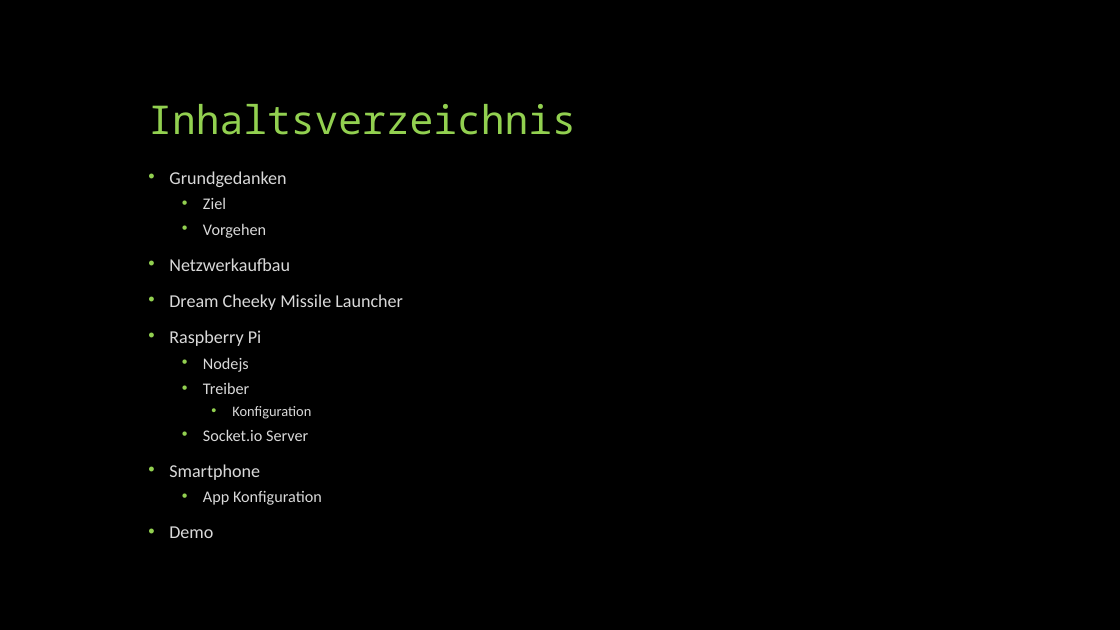
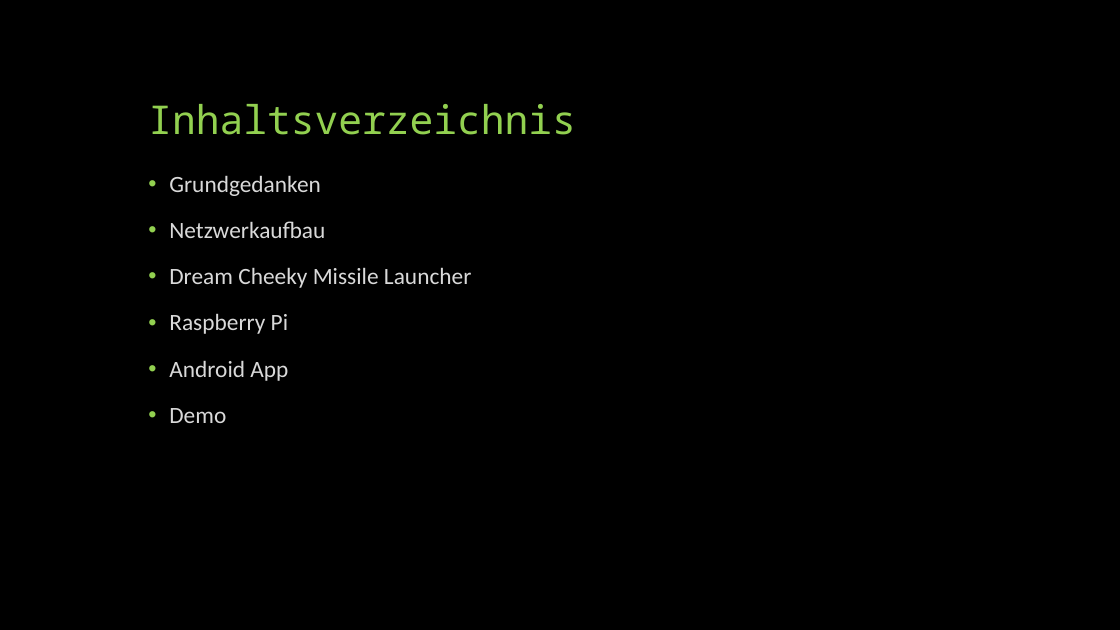
Before and after one commit to RocketTeeWars/rocket, a slide deck: slide 2 of doc/Projekt Racketenwerfer.pptx. Drawn at 1120x630 pixels with LibreOffice and Linux fonts; fonts in the diff are those of the drawing. Boxes give left, top, right and bottom in pixels: in the first picture for what was removed or moved away, otherwise in the second. Text is boxed around its words. In the diff, an @@ line names an element or a change of style, - is before the commit and + after.

```diff
--- a/doc/Projekt Racketenwerfer.pptx
+++ b/doc/Projekt Racketenwerfer.pptx
@@ text at (169, 175, 471, 423): size 15.5 to 20 pt in "Grundgedanken", "Netzwerkaufbau", "Dream Cheeky Missile Launcher", "Raspberry Pi" and 1 more places; line spacing 0.7 to 0.9 @@
@@ text at (203, 197, 266, 238): paragraphs removed @@
-  • Ziel
-  • Vorgehen
@@ text at (169, 360, 288, 381): text changed; size 13.9 to 20 pt @@
-  • Nodejs
-  • Treiber
-    • Konfiguration
-  • Socket.io Server
-• Smartphone
-  • App Konfiguration
+• Android App
```
Also in this commit, not shown: 4 other slides changed, 2 other files.
